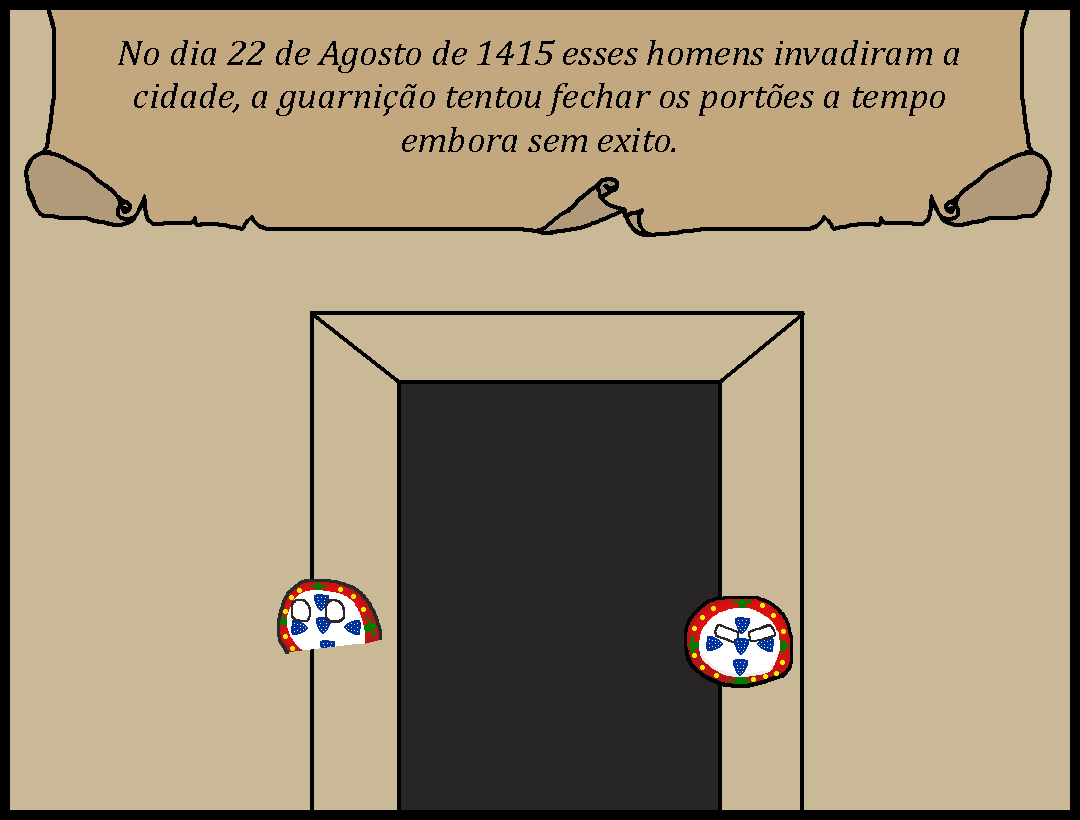
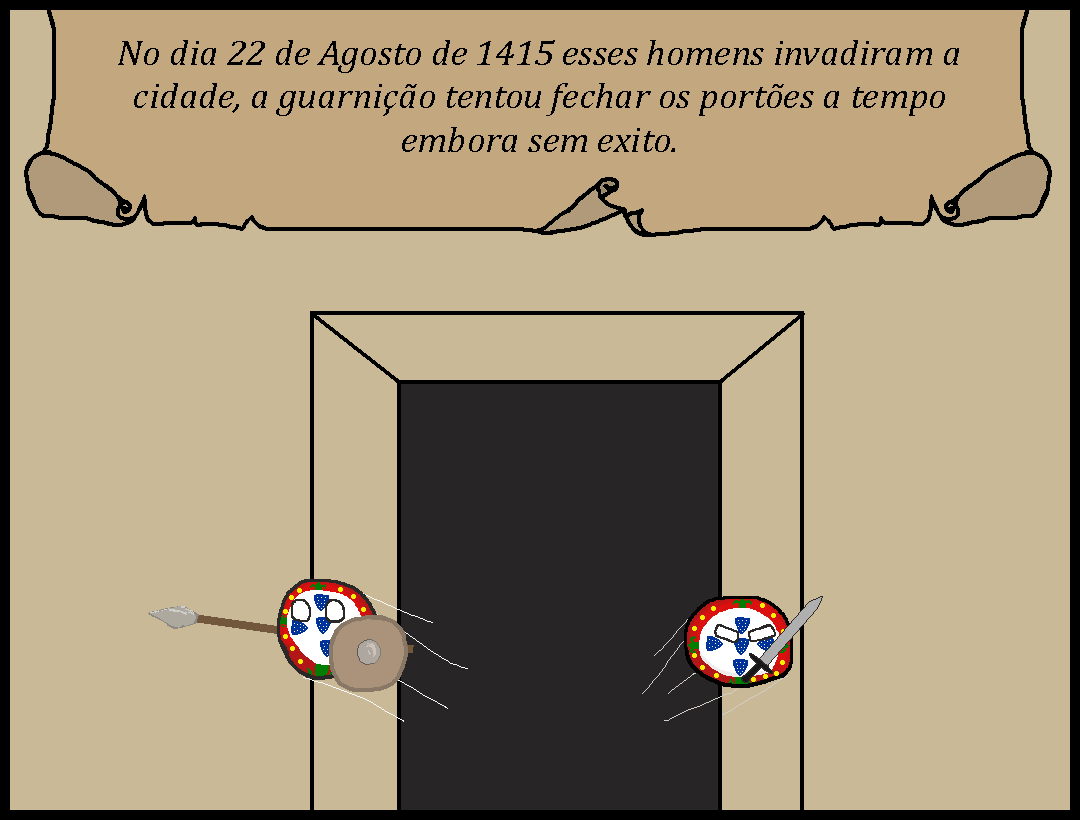
Revision of a layered 1080×820 image; what changed, layer by layer:
added layer "Layer 13" above "Layer 9" over [741, 596, 823, 683]
painted on "Layer 9" over [734, 638, 739, 643]
removed layer "Layer 5" over [280, 593, 382, 654]
added layer "Layer 11" above "Layer 10" over [329, 615, 408, 692]
added layer "Layer 10" above "Layer 12" over [280, 593, 383, 680]
added layer "Layer 12" above "Layer 14" over [148, 606, 414, 653]
renamed "Layer 3" to "Layer 14", showed it, moved it above "Layer 4", painted on it over [148, 593, 823, 722]
